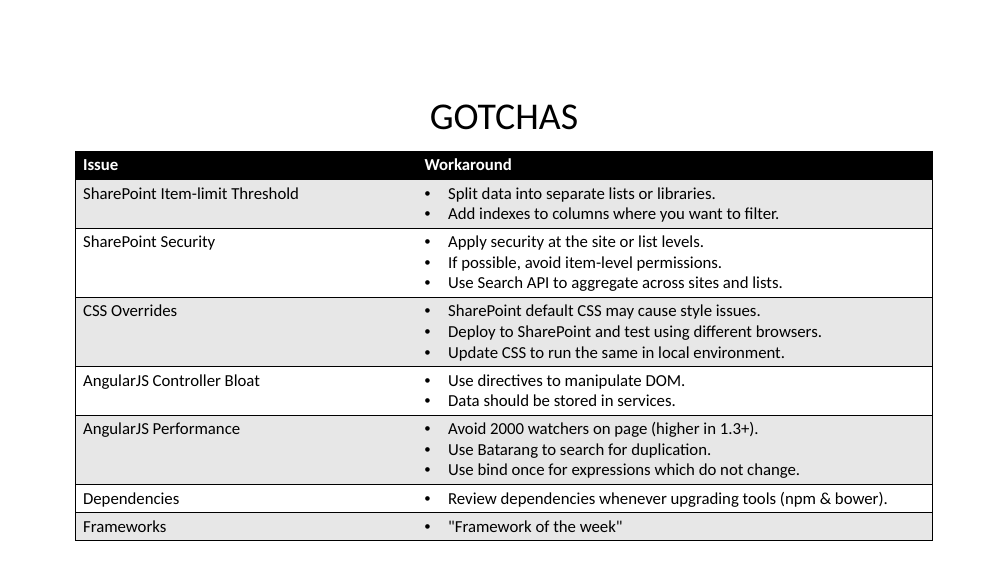
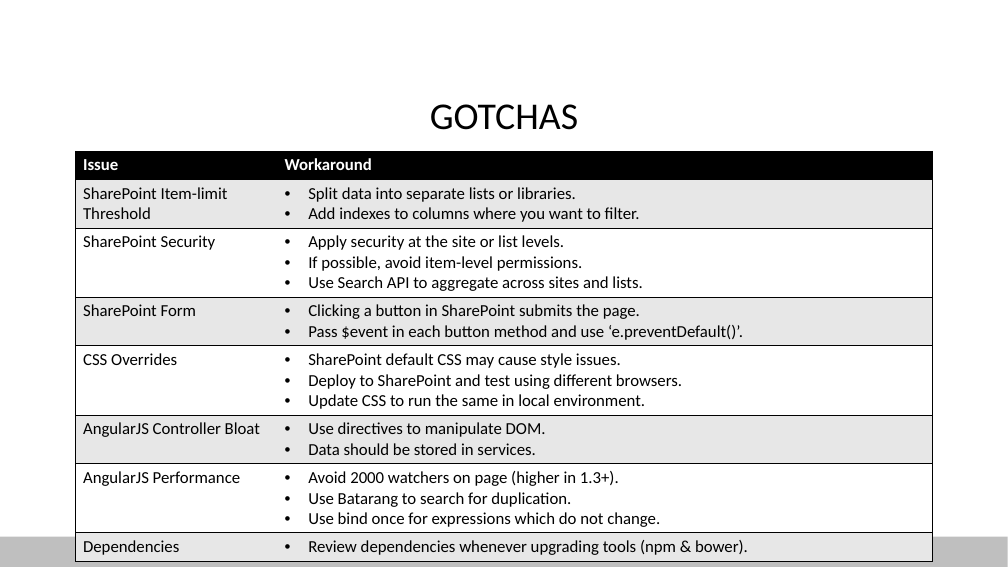
Before and after one commit to spietrek/spengage2015, a slide deck: slide 20 of Building SPAs in SharePoint Using AngularJS.pptx. Drawn at 1008x567 pixels with LibreOffice and Linux fonts; fonts in the diff are those of the drawing; background and template pictures are left out. Boxes give left, top, right and bottom in pixels: in the first picture for what was removed or moved away, otherwise in the second. Text is boxed around its words. In the diff, an @@ line names an element or a change of style, - is before the commit and + after.

Commit message:
Update best practices and gotchas

```diff
--- a/Building SPAs in SharePoint Using AngularJS.pptx
+++ b/Building SPAs in SharePoint Using AngularJS.pptx
@@ table at (x1=76, y1=151, x2=933, y2=559) @@
+row 4: SharePoint Form | Clicking a button in SharePoint submits the page. / Pass $event in each button method and use ‘e.preventDefault()’.
-row 8: Frameworks | "Framework of the week"
@@ rectangle added at (x1=0, y1=537, x2=1008, y2=567), fill #BFBFBF @@
```
Also in this commit, not shown: 2 other slides changed.
